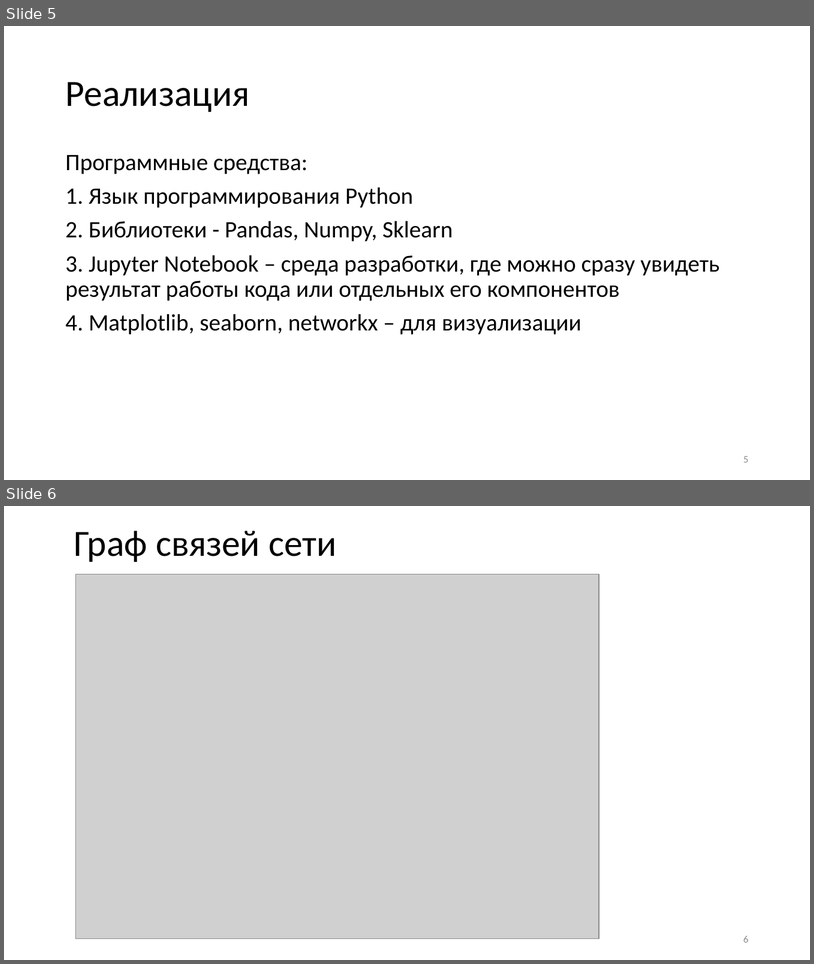
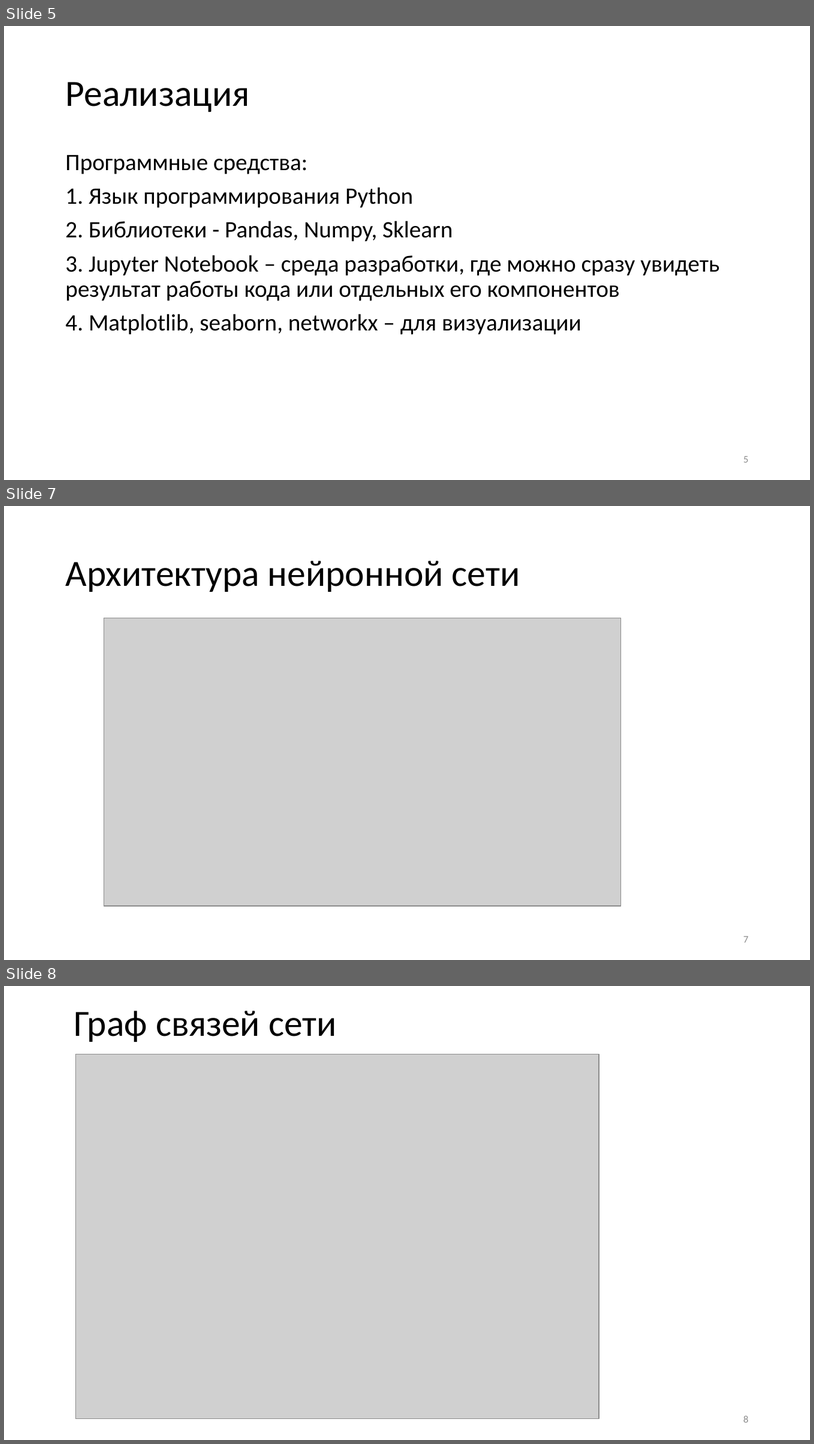
Before and after one commit to biggerevil/diploma, a slide deck: presentation.pptx. Shown one above the other, each under a label of ours: slides 5 and 6 before the commit, slides 5, 7 and 8 after it; the slides between them are not shown. The pictures are 814x964 and 814x1444 pixels, drawn with LibreOffice and Linux fonts; fonts in the diff are those of the drawing; grey boxes stand for pictures. Boxes give left, top, right and bottom in pixels: in the first picture for what was removed or moved away, otherwise in the second. Text is boxed around its words. In the diff, an @@ line names an element or a change of style, - is before the commit and + after.

Commit message:
Добавлены описание программной части и архитектура

```diff
--- a/presentation.pptx
+++ b/presentation.pptx
@@ slide 7 added at (4, 506, 810, 960), background #FFFFFF @@
@@ title added at (65, 561, 521, 592), 44 pt, text #000000 @@
+Архитектура нейронной сети
@@ picture added at (104, 618, 621, 906) @@
@@ page number added at (744, 936, 749, 942), 12 pt, text #8C8C8C @@
+7
@@ what was slide 6 is now slide 8 @@
@@ page number at (744, 1415, 749, 1422): text changed @@
-6
+8
```
Also in this commit, not shown: 1 slide changed, 1 other slide added.
